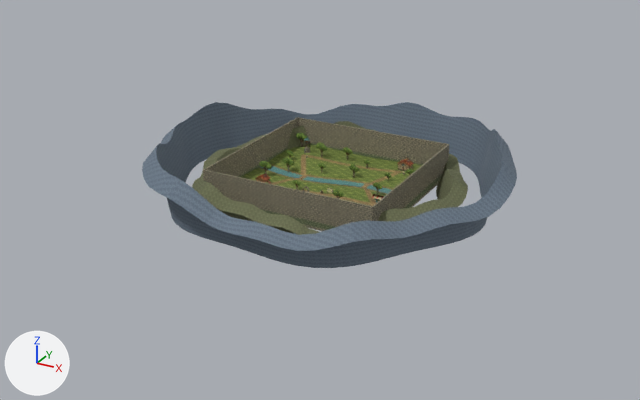
The FBX model Assets/Resources/Bellwake/Rooms/DriftFen.fbx: old version first, new version second.
The view is the same before and after, from a 50 mm camera at (245.0, -459.0, 218.0) aimed at (2.0, -17.0, -3.0). Lighting does not change. The marker at lower left points along +X, +Y and +Z. The older version comes first.

The scene before the commit, as lines of its bpy script (objects in view):
```python
ob_horizon = bpy.data.objects.new('Horizon', me_river_cut_001)
ob_horizon.location = (0.0, 0.0, 0.0)
ob_rim = bpy.data.objects.new('Rim', me_parish_boundary_004)
ob_rim.location = (0.0, 0.0, 0.0)
ob_set = bpy.data.objects.new('Set', me_alder_stream_001)
ob_set.location = (0.0, 0.0, 0.0)
# also in view: 'Terrain' at (0.0, 0.0, 2.0); 'C_Solids' at (0.0, 0.0, 9.0)
```
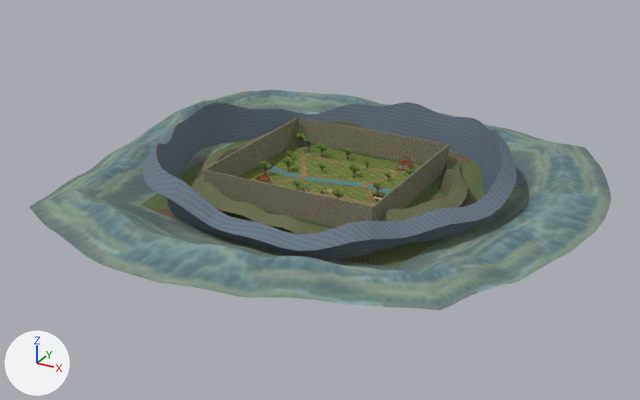
Boxes [x1, y1, x2, y2] around the edits, measured in the pictures (640 x 400 px):
'Surroundings', added
    after: [30, 90, 611, 310]

What changed in the scene script:
```text
Add img_countrybeyond_png:
    img_countrybeyond_png = load_image('CountryBeyond.png', '../Textures/CountryBeyond.png', 512, 256, 'sRGB')
Add mat_countrybeyond:
    mat_countrybeyond = principled_material('CountryBeyond')
    mat_countrybeyond.texture = img_countrybeyond_png
    mat_countrybeyond.roughness = 0.95
Add me_valley_floor__shoulders_and_far_crest_002:
    me_valley_floor__shoulders_and_far_crest_002.from_pydata(...)  # 1673 vertices, 1494 faces; spans x -155.0..166.0, y -166.0..155.0, z 0.0..24.0
    me_valley_floor__shoulders_and_far_crest_002.materials.append(mat_countrybeyond)  # picture img_countrybeyond_png
Add ob_surroundings:
    ob_surroundings = bpy.data.objects.new('Surroundings', me_valley_floor__shoulders_and_far_crest_002)
    ob_surroundings.location = (0.0, 0.0, 0.0)
```
